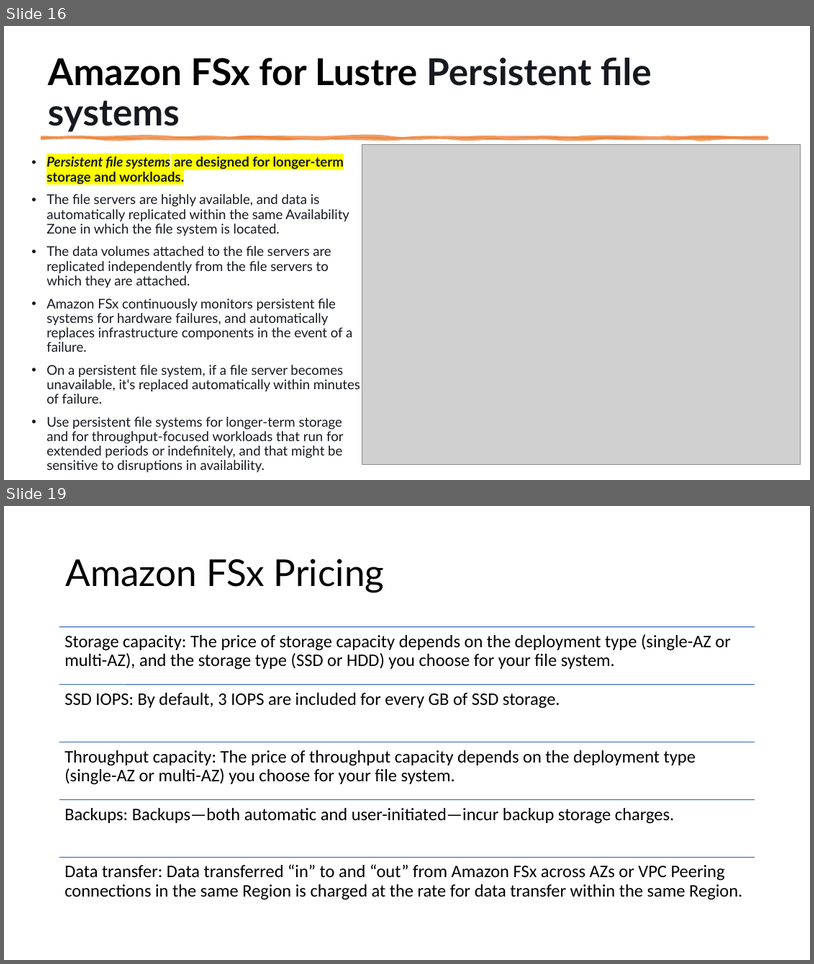
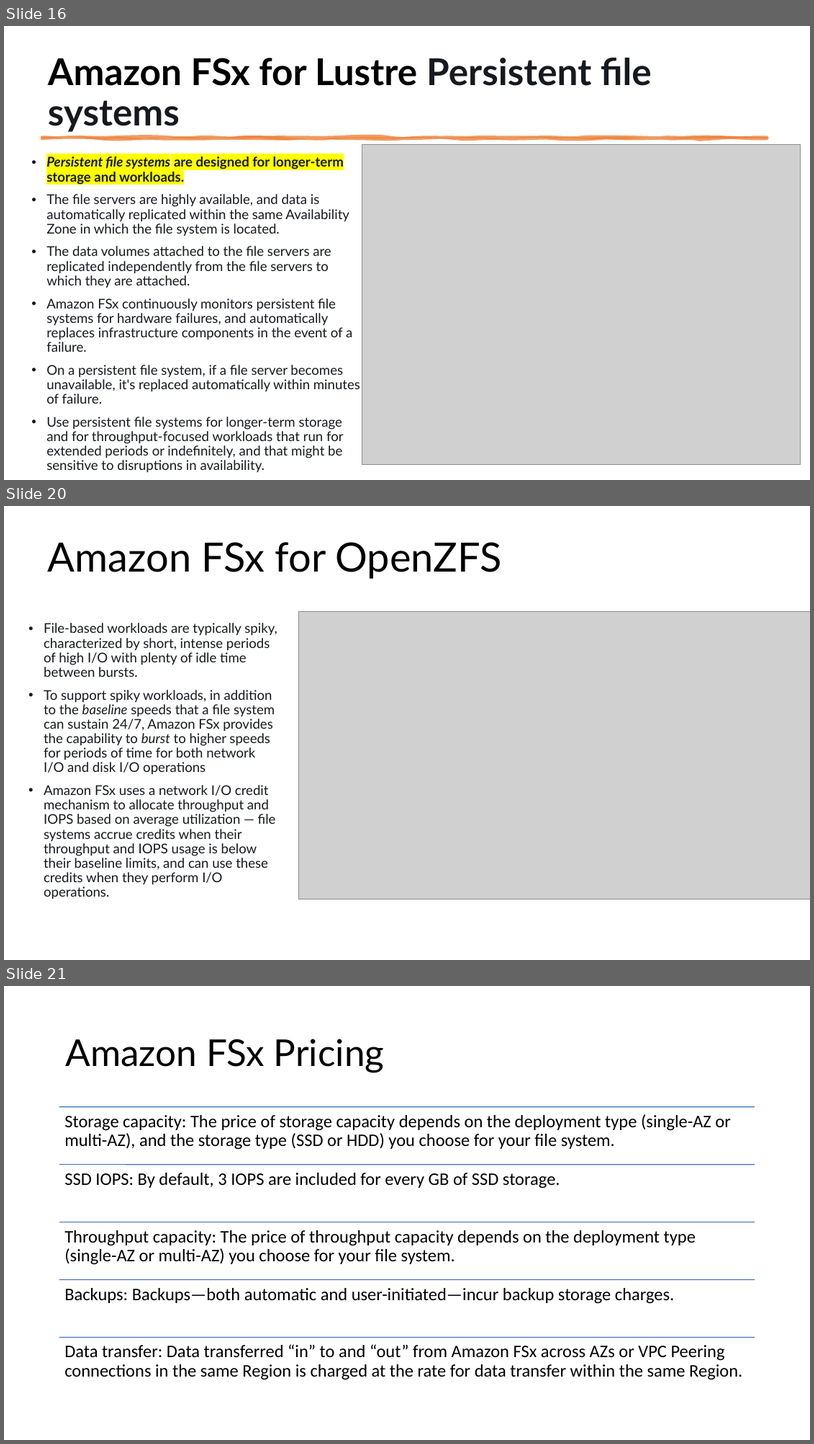
Before and after one commit to IlyaChakun/aws-iba-courses, a slide deck: lecture-materials/Storage/FSx/fsx.pptx. Shown one above the other, each under a label of ours: slides 16 and 19 before the commit, slides 16, 20 and 21 after it; the slides between them are not shown. The pictures are 814x964 and 814x1444 pixels, drawn with LibreOffice and Linux fonts; fonts in the diff are those of the drawing; grey boxes stand for pictures. Boxes give left, top, right and bottom in pixels: in the first picture for what was removed or moved away, otherwise in the second. Text is boxed around its words. In the diff, an @@ line names an element or a change of style, - is before the commit and + after.

```diff
--- a/lecture-materials/Storage/FSx/fsx.pptx
+++ b/lecture-materials/Storage/FSx/fsx.pptx
@@ slide 20 added at box(4, 506, 810, 960), background #FFFFFF @@
@@ title added at box(48, 542, 502, 579), 48 pt, text #000000 @@
+Amazon FSx for OpenZFS
@@ picture added at box(299, 612, 810, 898) @@
@@ text added at box(44, 623, 278, 899), 16 pt, text #16191F @@
+• File-based workloads are typically spiky, characterized by short, intense periods of high I/O with plenty of idle time between bursts.
+• To support spiky workloads, in addition to the baseline speeds that a file system can sustain 24/7, Amazon FSx provides the capability to burst to higher speeds for periods of time for both network I/O and disk I/O operations
+• Amazon FSx uses a network I/O credit mechanism to allocate throughput and IOPS based on average utilization — file systems accrue credits when their throughput and IOPS usage is below their baseline limits, and can use these credits when they perform I/O operations.
@@ what was slide 19 is now slide 21 @@
```
Also in this commit, not shown: 5 slides changed, 2 other slides added, 4 other files.
